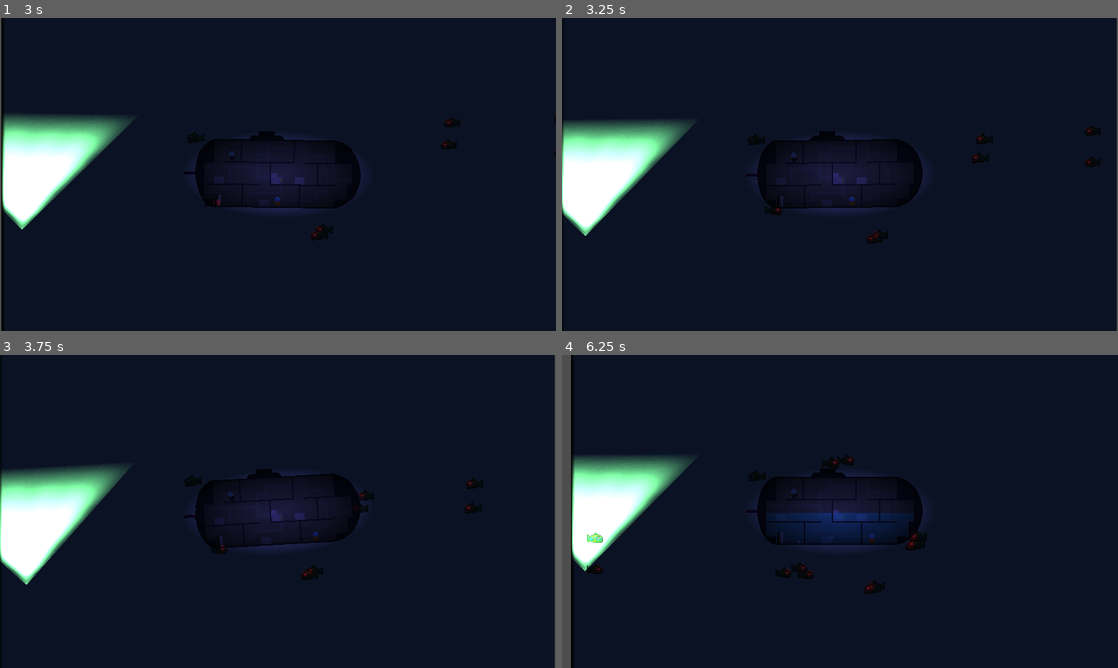
Above: before the commit, frames 1-4 (two rows, left to right).
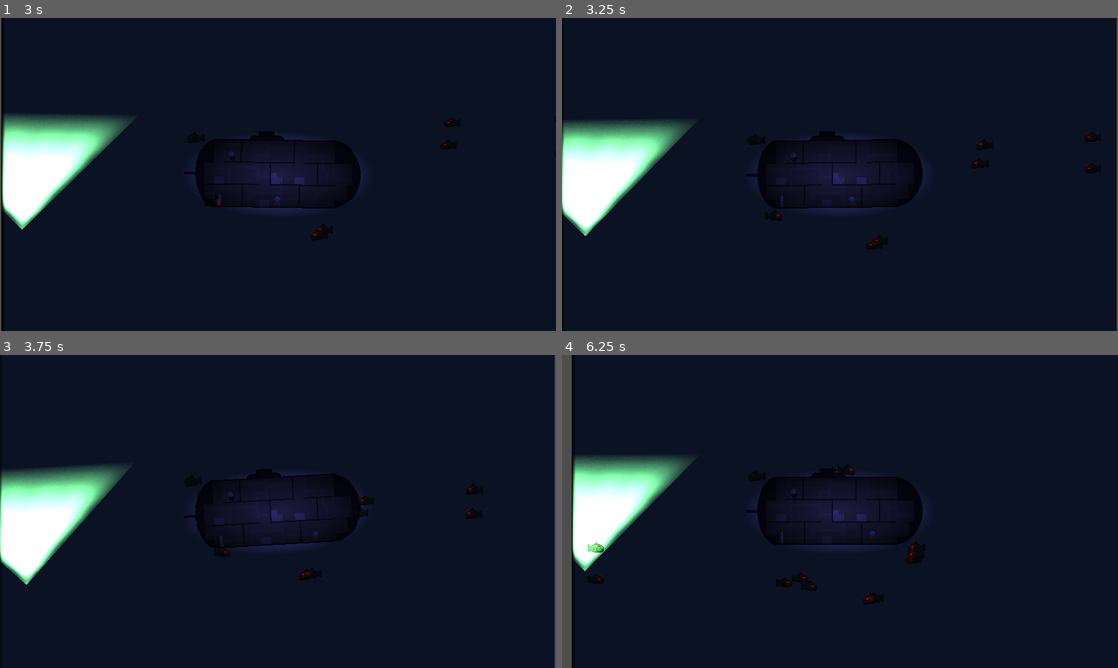
Above: after the commit, the same moments.

Repository: einmar/MalmoGameJam
Game: Godot game, scene res://scenes/sandbox/sasa_sandbox.tscn
The game is run twice, just before and just after one commit, with the same random seed, the same clock (stepped at 60 frames per second) and the same inputs. The engine's default icon, where the game draws it, is replaced by a stand-in: a white triangle on a blue panel in a dark square.
Inputs:
- Up to frame 1 (3 s): hold D (player1_right) 0.53-2.03 s; tap W (player1_up) at 0.77, 1.52 s; hold A (player1_left) 2.03-2.78 s; hold D (player1_right) from 2.78 s (still down)
- Up to frame 2 (3.25 s): keep holding D (player1_right); tap W (player1_up) at 3.02 s
- Up to frame 3 (3.75 s): keep holding D (player1_right)
- Up to frame 4 (6.25 s): tap W (player1_up) at 3.77, 4.52, 6.02 s; release D (player1_right) at 4.28 s; hold A (player1_left) 4.28-5.03 s; hold D (player1_right) 5.03-5.78 s; hold A (player1_left) from 5.78 s (still down)

Frame 1 is identical in both runs. In frame 2, 0.5% of the frame differs, in the area x 36-97%, y 34-74%; in frame 3, 0.4%; in frame 4, 2.2%, in the area x 1-66%, y 0-100%.

Commit message:
pew pew

Diff:
--- a/scenes/enemies/basic_enemy/basic_enemy.gd
+++ b/scenes/enemies/basic_enemy/basic_enemy.gd
@@ -1,5 +1,6 @@
 extends CharacterBody2D
 
+class_name BasicEnemy
 @export var damage: int = 10
 @export var base_speed: int = 100
 
@@ -11,51 +12,53 @@
 var can_attack: bool = true
 var stop_distance: float = 100
 var target_position: Vector2 = Vector2.INF
-
+var health: Health
 
 func _ready() -> void:
-	character_sprite.play("swimming")
-	call_deferred("set_target")
+    character_sprite.play("swimming")
+    call_deferred("set_target")
+    health = $Health
+    print(health)
 
 func _physics_process(delta: float) -> void:
-	if target_position == Vector2.INF:
-		return
-	if (target_position - position).length() < stop_distance:
-		return
+    if target_position == Vector2.INF:
+        return
+    if (target_position - position).length() < stop_distance:
+        return
 
-	var move_direction = (target_position - position).normalized()
-	velocity = move_direction * base_speed * delta * 100
-	move_and_slide()
+    var move_direction = (target_position - position).normalized()
+    velocity = move_direction * base_speed * delta * 100
+    move_and_slide()
 
 func attack():
-	can_attack = false
-	attack_timer.start()
-	var player_health: Health = GameManager.submarine.find_child("Health")
-	player_health.take_damage(damage)
+    can_attack = false
+    attack_timer.start()
+    var player_health: Health = GameManager.submarine.find_child("Health")
+    player_health.take_damage(damage)
 
 ############ Helper functions ############
 
 func _on_target_update_timer_timeout() -> void:
-	set_target()
+    set_target()
 
 func _on_attack_range_body_exited(_body: Node2D) -> void:
-	in_range = false
+    in_range = false
 
 func _on_attack_range_body_entered(_body: Node2D) -> void:
-	in_range = true
-	if can_attack:
-		attack()
+    in_range = true
+    if can_attack:
+        attack()
 
 func _on_attack_timer_timeout() -> void:
-	can_attack = true
-	if in_range:
-		attack()
+    can_attack = true
+    if in_range:
+        attack()
 
 func set_target() -> void:
-	if not GameManager.submarine:
-		return
-	target_position = GameManager.submarine.position
-	character_sprite.scale.x = int(target_position.x < position.x)*2-1
+    if not GameManager.submarine:
+        return
+    target_position = GameManager.submarine.position
+    character_sprite.scale.x = int(target_position.x < position.x)*2-1
 
 func _on_health_health_depleted() -> void:
-	queue_free()
+    queue_free()
--- a/scenes/enemies/basic_enemy/basic_enemy.tscn
+++ b/scenes/enemies/basic_enemy/basic_enemy.tscn
@@ -30,8 +30,8 @@
 [sub_resource type="OccluderPolygon2D" id="OccluderPolygon2D_oyl6e"]
 polygon = PackedVector2Array(-1, -4, -2, -7, -3, -7, -5.2, -5, -8.5, -5, -11.5, -1, -13, 1, -13, 3, -12, 4, -13, 8, -9, 8, -6, 7, 2.2, 7, 7, 4.6, 8, 6, 10, 6, 10, -3.6, 7, -2, 4, -2)
 
-[sub_resource type="CircleShape2D" id="CircleShape2D_mone4"]
-radius = 6.0
+[sub_resource type="RectangleShape2D" id="RectangleShape2D_mkcty"]
+size = Vector2(27, 18)
 
 [sub_resource type="CircleShape2D" id="CircleShape2D_oyl6e"]
 radius = 25.0
@@ -58,7 +58,8 @@
 occluder = SubResource("OccluderPolygon2D_oyl6e")
 
 [node name="CollisionShape2D" type="CollisionShape2D" parent="."]
-shape = SubResource("CircleShape2D_mone4")
+position = Vector2(-0.5, -1)
+shape = SubResource("RectangleShape2D_mkcty")
 
 [node name="AttackTimer" type="Timer" parent="."]
 wait_time = 0.5
--- /dev/null
+++ b/scenes/gun/bullet.gd
@@ -0,0 +1,23 @@
+extends Node2D
+
+# Speed of the bullet
+@export var speed: float = 400.0
+@export var damage: int = 10
+
+var velocity: Vector2 = Vector2.ZERO
+
+func _ready():
+    velocity = (-Vector2.UP).rotated(rotation) * speed
+    print(rotation)
+
+func _process(delta: float):
+    position += velocity * delta
+
+func _on_body_entered(body: Node) -> void:
+    if body is BasicEnemy:
+        body.health.take_damage(damage)  # Deal damage to the enemy
+        queue_free()  # Remove the bullet after hitting an enemy
+    else:
+        queue_free()  # Remove the bullet if it hits anything else
+
+    visible = false
--- /dev/null
+++ b/scenes/gun/bullet.tscn
@@ -0,0 +1,35 @@
+[gd_scene load_steps=5 format=3 uid="uid://3l172c8a0vy"]
+
+[ext_resource type="Texture2D" uid="uid://du2vosrhfaohm" path="res://art/spritesheet_vechicles/spritesheet_bullets.png" id="1_5gm58"]
+[ext_resource type="Script" uid="uid://c8pyqr0oymvfn" path="res://scenes/gun/bullet.gd" id="1_b1i21"]
+
+[sub_resource type="AtlasTexture" id="AtlasTexture_5gm58"]
+atlas = ExtResource("1_5gm58")
+
+[sub_resource type="CircleShape2D" id="CircleShape2D_5gm58"]
+radius = 2.0
+
+[node name="bullet" type="RigidBody2D"]
+collision_layer = 2
+collision_mask = 5
+can_sleep = false
+lock_rotation = true
+freeze = true
+freeze_mode = 1
+continuous_cd = 1
+contact_monitor = true
+max_contacts_reported = 1
+script = ExtResource("1_b1i21")
+damage = 100
+
+[node name="Sprite2D" type="Sprite2D" parent="."]
+position = Vector2(0.5, 0)
+rotation = 1.5708
+texture = SubResource("AtlasTexture_5gm58")
+region_enabled = true
+region_rect = Rect2(40.8254, 0, 16.6502, 16)
+
+[node name="CollisionShape2D" type="CollisionShape2D" parent="."]
+shape = SubResource("CircleShape2D_5gm58")
+
+[connection signal="body_entered" from="." to="." method="_on_body_entered"]
--- a/scenes/gun/gun.gd
+++ b/scenes/gun/gun.gd
@@ -2,10 +2,12 @@
 class_name Gun
 
 @export var shot_cooldown: float = 0.5 # Cooldown time in seconds
+@export var bullet_prefab: PackedScene # The bullet prefab to instantiate
+
+var exit : Node2D
 var last_shot : float = 0.0
 func _ready() -> void:
-    # Called when the node enters the scene tree for the first time.
-    pass
+    exit = find_child("exit")
 
 func _process(delta: float) -> void:
     # Called every frame. 'delta' is the elapsed time since the previous frame.
@@ -23,3 +25,8 @@
     var time_now = Time.get_unix_time_from_system()
     if time_now - last_shot > shot_cooldown:
         last_shot = time_now
+
+        var bullet = bullet_prefab.instantiate()
+        bullet.transform.origin = exit.global_position
+        bullet.rotation = rotation
+        get_tree().current_scene.add_child(bullet)
--- a/scenes/sandbox/station_test.tscn
+++ b/scenes/sandbox/station_test.tscn
@@ -1,12 +1,13 @@
-[gd_scene load_steps=15 format=3 uid="uid://s2yb75setg2x"]
+[gd_scene load_steps=16 format=3 uid="uid://s2yb75setg2x"]
 
 [ext_resource type="PackedScene" uid="uid://dvlqtssi4uvto" path="res://scenes/submarine/submarine.tscn" id="1_1wob4"]
-[ext_resource type="PackedScene" path="res://scenes/player/player.tscn" id="2_2ct8r"]
-[ext_resource type="Script" path="res://scenes/stations/horizontal_station.gd" id="3_m0a8x"]
+[ext_resource type="PackedScene" uid="uid://cjdqtege0ai7n" path="res://scenes/player/player.tscn" id="2_2ct8r"]
+[ext_resource type="Script" uid="uid://00vlrniyevw2" path="res://scenes/stations/horizontal_station.gd" id="3_m0a8x"]
 [ext_resource type="Script" uid="uid://dajmbm00s3t75" path="res://scenes/stations/vertical_station.gd" id="4_61oe3"]
 [ext_resource type="PackedScene" uid="uid://dlg4q8jwn3hii" path="res://scenes/camera/camera.tscn" id="4_m0a8x"]
 [ext_resource type="Script" uid="uid://bnmb4aswl41qd" path="res://scenes/stations/gun_station.gd" id="6_1rmrp"]
 [ext_resource type="Script" uid="uid://cvuxu0dxo6474" path="res://scenes/gun/gun.gd" id="7_eda08"]
+[ext_resource type="PackedScene" uid="uid://3l172c8a0vy" path="res://scenes/gun/bullet.tscn" id="8_eda08"]
 
 [sub_resource type="Gradient" id="Gradient_eda08"]
 
@@ -82,9 +83,14 @@
 [node name="gun" type="Node2D" parent="Submarine"]
 position = Vector2(5, 48)
 script = ExtResource("7_eda08")
+bullet_prefab = ExtResource("8_eda08")
 
 [node name="visual" type="Node2D" parent="Submarine/gun"]
 position = Vector2(0, 8)
 
 [node name="Sprite2D" type="Sprite2D" parent="Submarine/gun/visual"]
 texture = SubResource("PlaceholderTexture2D_1rmrp")
+
+[node name="exit" type="Node2D" parent="Submarine/gun"]
+position = Vector2(0, 16)
+rotation = -0.82355
--- a/scenes/stations/gun_station.gd
+++ b/scenes/stations/gun_station.gd
@@ -4,18 +4,18 @@
 
 @export var _guns: Array[Gun] = []
 func _ready() -> void:
-	pass # Replace with function body.
+    pass # Replace with function body.
 
 func control_station(delta) -> void:
-	var axis = Input.get_axis(_player.input_key("left"), _player.input_key("right"));
+    var axis = Input.get_axis(_player.input_key("left"), _player.input_key("right"));
 
-	if axis != 0:
-		for gun in _guns:
-			gun.rotate_gun(-axis * _gun_rotation_speed * delta)
+    if axis != 0:
+        for gun in _guns:
+            gun.rotate_gun(-axis * _gun_rotation_speed * delta)
 
 
-	for gun in _guns:
-		if Input.is_action_pressed(_player.input_key("action")):
-			gun.shoot()
+    for gun in _guns:
+        if Input.is_action_pressed(_player.input_key("action")):
+            gun.shoot()
 
-	super(delta)
+    super(delta)
--- a/scenes/submarine/water_level.gd
+++ b/scenes/submarine/water_level.gd
@@ -1,20 +1,15 @@
 extends Sprite2D
 
-var position_empty:float = 160.0
-var position_full_delta:float = -110.0
-var current_level: float = 0.0
-var sprite_rotation: float
+
 # Called when the node enters the scene tree for the first time.
 func _ready() -> void:
-	position.y = position_empty
-	sprite_rotation = global_rotation
+    scale = Vector2(0,1)
+
 
 # Called every frame. 'delta' is the elapsed time since the previous frame.
 func _process(delta: float) -> void:
-	global_rotation = sprite_rotation
+    pass
 
 
 func _on_submarine_water_level_changed(water_level: float) -> void:
-	var pos = position_empty + position_full_delta * water_level
-	var tween = get_tree().create_tween()
-	tween.tween_property(self, "position", Vector2(0,pos), 0.5)
+    scale = Vector2(water_level,1)
--- a/systems/game_manager.gd
+++ b/systems/game_manager.gd
@@ -13,71 +13,71 @@
 
 ############ Initialize ############
 func _ready() -> void:
-	current_depth_resource = load("res://resources/0_depth.tres")
-	call_deferred("level_setup")
+    current_depth_resource = load("res://resources/0_depth.tres")
+    call_deferred("level_setup")
 
 func level_setup() -> void:
-	enemy_spawn_timer = Timer.new()
-	scene_root_node = get_tree().current_scene
-	scene_root_node.add_child(enemy_spawn_timer)
-	enemy_spawn_timer.timeout.connect(spawn_enemy)
-	enemy_spawn_timer.start(current_depth_resource.enemy_spawn_cooldown)
+    enemy_spawn_timer = Timer.new()
+    scene_root_node = get_tree().current_scene
+    scene_root_node.add_child(enemy_spawn_timer)
+    enemy_spawn_timer.timeout.connect(spawn_enemy)
+    enemy_spawn_timer.start(current_depth_resource.enemy_spawn_cooldown)
 
 
 ############ Enemy Logic ############
 
 func spawn_enemy():
-	var camera_size = main_camera.get_viewport_rect().size * main_camera.zoom
-	var camera_rect = [main_camera.get_screen_center_position().x - camera_size.x / 2,
-					main_camera.get_screen_center_position().y - camera_size.y / 2,
-					main_camera.get_screen_center_position().x + camera_size.x / 2,
-					main_camera.get_screen_center_position().y + camera_size.y / 2]
+    var camera_size = main_camera.get_viewport_rect().size * main_camera.zoom
+    var camera_rect = [main_camera.get_screen_center_position().x - camera_size.x / 2,
+                    main_camera.get_screen_center_position().y - camera_size.y / 2,
+                    main_camera.get_screen_center_position().x + camera_size.x / 2,
+                    main_camera.get_screen_center_position().y + camera_size.y / 2]
 
-	var spawn_offset_vector: Vector2 = Vector2.ZERO
-	var spawn_position: Vector2 = Vector2.ZERO
-	match randi_range(0,3):
-		0: # left side of the screen
-			spawn_offset_vector.y = spawn_spacing
-			spawn_position = Vector2(camera_rect[0] - spawn_offset, randi_range(camera_rect[1], camera_rect[3]))
-		1: # top side of the screen
-			spawn_offset_vector.x = spawn_spacing
-			spawn_position = Vector2(randf_range(camera_rect[0], camera_rect[2]), camera_rect[1] - spawn_offset)
-		2: # right side of the screen
-			spawn_offset_vector.y = spawn_spacing
-			spawn_position = Vector2(camera_rect[2] + spawn_offset, randi_range(camera_rect[1], camera_rect[3]))
-		3: # bottom side of the screen
-			spawn_offset_vector.x = spawn_spacing
-			spawn_position = Vector2(randf_range(camera_rect[0], camera_rect[2]), camera_rect[3] + spawn_offset)
+    var spawn_offset_vector: Vector2 = Vector2.ZERO
+    var spawn_position: Vector2 = Vector2.ZERO
+    match randi_range(0,3):
+        0: # left side of the screen
+            spawn_offset_vector.y = spawn_spacing
+            spawn_position = Vector2(camera_rect[0] - spawn_offset, randi_range(camera_rect[1], camera_rect[3]))
+        1: # top side of the screen
+            spawn_offset_vector.x = spawn_spacing
+            spawn_position = Vector2(randf_range(camera_rect[0], camera_rect[2]), camera_rect[1] - spawn_offset)
+        2: # right side of the screen
+            spawn_offset_vector.y = spawn_spacing
+            spawn_position = Vector2(camera_rect[2] + spawn_offset, randi_range(camera_rect[1], camera_rect[3]))
+        3: # bottom side of the screen
+            spawn_offset_vector.x = spawn_spacing
+            spawn_position = Vector2(randf_range(camera_rect[0], camera_rect[2]), camera_rect[3] + spawn_offset)
 
-	var enemy_index = current_depth_resource.enemy_toughness
-	var enemy_to_spawn: PackedScene = current_depth_resource.enemy_scenes[enemy_index]
-	for i in current_depth_resource.enemy_spawn_amount:
-		if not enemy_to_spawn:
-			print("Enemy to spawn not found!")
-			continue
-		var spawned_enemy: CharacterBody2D = enemy_to_spawn.instantiate()
-		scene_root_node.add_child(spawned_enemy)
-		spawned_enemy.position = spawn_position
-		if i % 2 == 0: # even
-			spawned_enemy.position += i*spawn_offset_vector
-		else:
-			spawned_enemy.position -= i*spawn_offset_vector
+    var enemy_index = current_depth_resource.enemy_toughness
+    var enemy_to_spawn: PackedScene = current_depth_resource.enemy_scenes[enemy_index]
+    for i in current_depth_resource.enemy_spawn_amount:
+        if not enemy_to_spawn:
+            print("Enemy to spawn not found!")
+            continue
+        var spawned_enemy: CharacterBody2D = enemy_to_spawn.instantiate()
+        scene_root_node.add_child(spawned_enemy)
+        spawned_enemy.position = spawn_position
+        if i % 2 == 0: # even
+            spawned_enemy.position += i*spawn_offset_vector
+        else:
+            spawned_enemy.position -= i*spawn_offset_vector
 
 
 ############ Global references ############
 func add(key: String, value):
-	references[key] = value
+    references[key] = value
 
 func remove(key: String):
-	if references.has(key):
-		references.erase(key)
-		return true
-	return false
+    if references.has(key):
+        references.erase(key)
+        return true
+    return false
 
 func clear_references():
-	references.clear()
+    references.clear()
 
 func fetch(key):
-	if references.has(key):
-		return references[key]
-	return null
+    if references.has(key):
+        return references[key]
+    return null
Not shown, added: scenes/gun/bullet.gd.uid
Not shown: 1 places in scenes/sandbox/sasa_sandbox.tscn that only renumber resources
